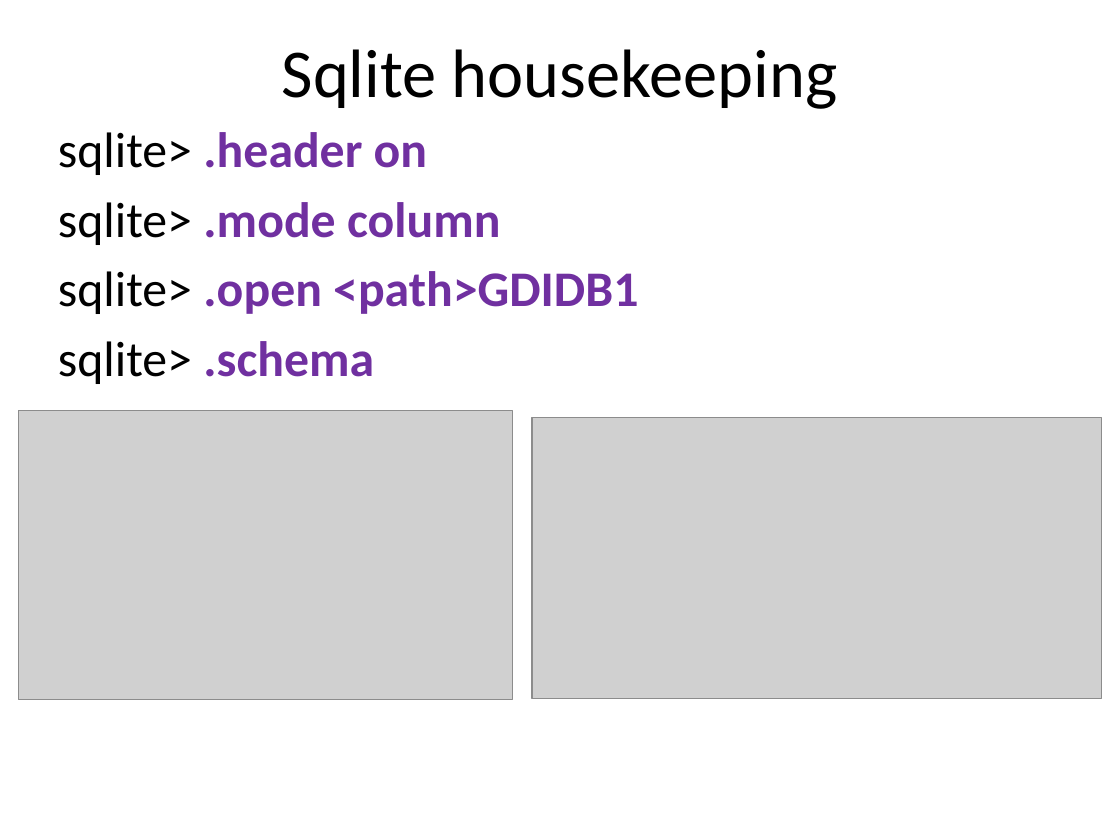
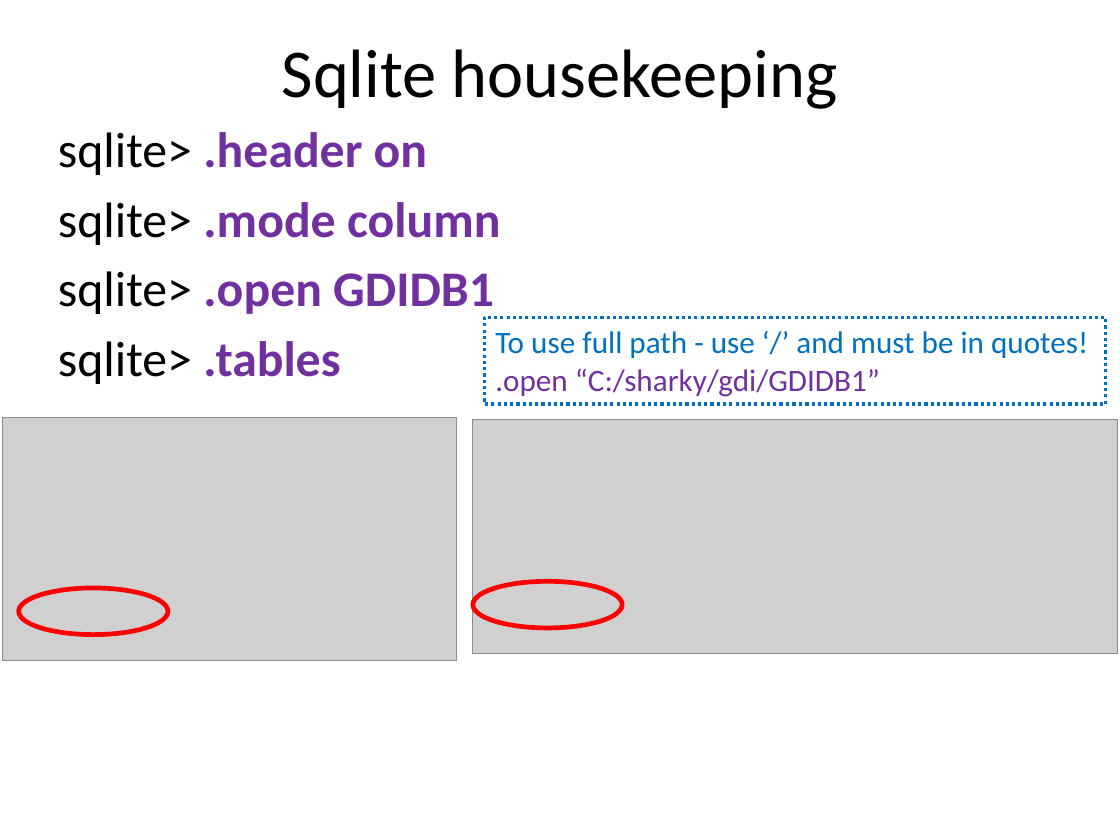
Before and after one commit to dykebert/GDI_Database_Training, a slide deck: slide 44 of Introduction to Databases and SQL.pptx (slide 45 before the commit). Drawn at 1120x840 pixels with LibreOffice and Linux fonts; fonts in the diff are those of the drawing; grey boxes stand for pictures. Boxes give left, top, right and bottom in pixels: in the first picture for what was removed or moved away, otherwise in the second. Text is boxed around its words. In the diff, an @@ line names an element or a change of style, - is before the commit and + after.

Commit message:
Slides complete

```diff
--- a/Introduction to Databases and SQL.pptx
+++ b/Introduction to Databases and SQL.pptx
@@ text at [58,271,494,384]: text changed @@
-sqlite> .open <path>GDIDB1
-sqlite> .schema
+sqlite> .open GDIDB1
+sqlite> .tables
@@ rectangle added at [484,317,1105,403], outline #0070C0 2 pt dashed, 20 pt, text #0070C0 @@
+To use full path - use ‘/’ and must be in quotes!
+.open “C:/sharky/gdi/GDIDB1”
@@ picture: place and size @@
-picture at [19,411,513,700]
+picture at [2,418,456,661]
@@ picture: place and size @@
-picture at [532,418,1101,699]
+picture at [473,420,1117,653]
@@ ellipse added at [19,588,168,635], outline #FF0000 3 pt @@
@@ ellipse added at [473,581,622,628], outline #FF0000 3 pt @@
```
Also in this commit, not shown: 9 other slides changed, 4 slides added, 1 slide removed.
